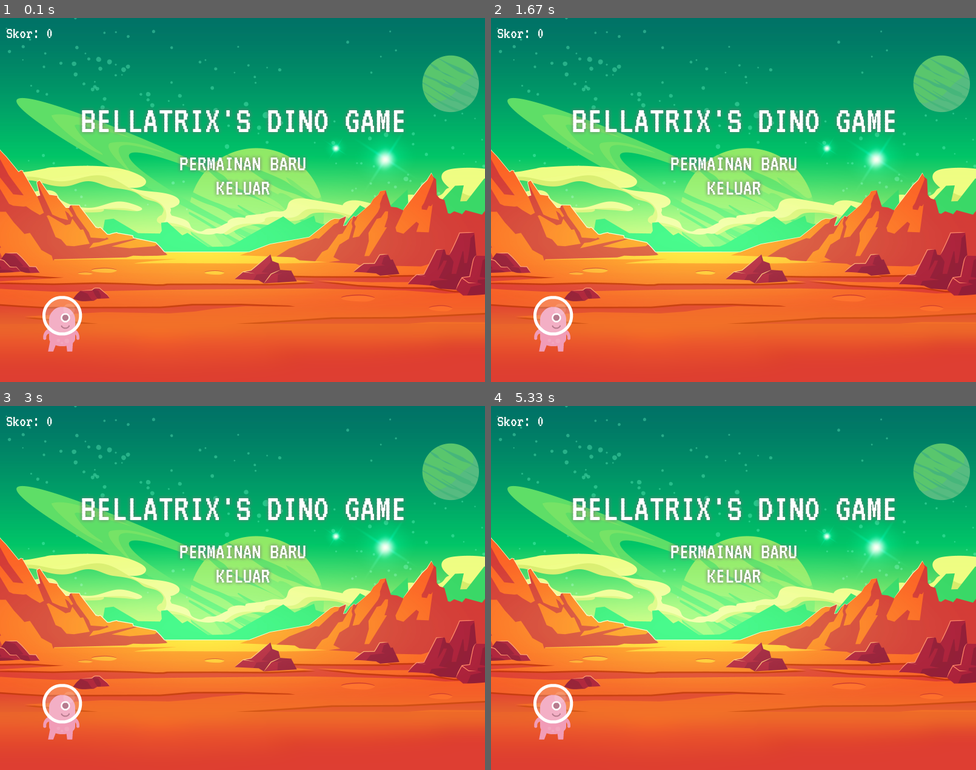
Above: before the commit, frames 1-4 (two rows, left to right).
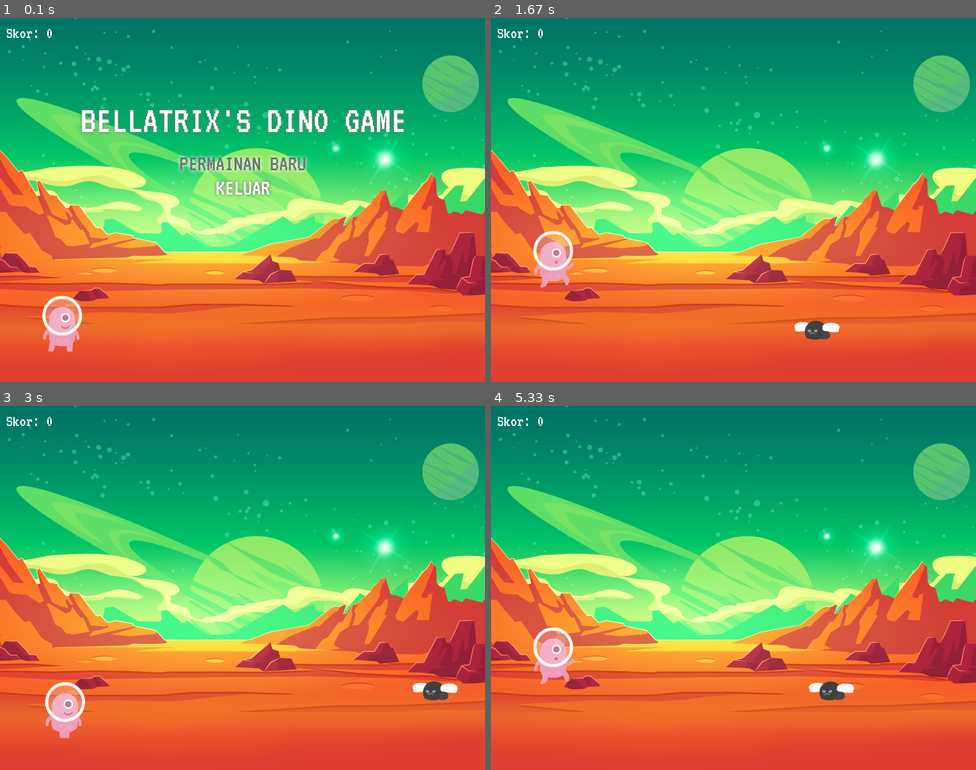
Above: after the commit, the same moments.

Repository: AndhikaWB/dino-pygame
Game: pygame game, started from main.py
Same seed, same stepped clock (60 frames per second), same inputs: the game is played once before the commit and once after it.
Inputs:
- Up to frame 1 (0.1 s): no input
- Up to frame 2 (1.67 s): tap Enter at 0.33 s; hold Esc 0.67-1.13 s; hold Up 0.67-1.13 s; hold Enter 1.17-1.63 s; hold Up 1.17-1.63 s
- Up to frame 3 (3 s): tap Enter at 2.67 s
- Up to frame 4 (5.33 s): hold Up 3-3.47 s; hold Down 4.23-4.53 s; tap Enter at 4.57 s; hold Up 4.9-5.27 s

The runs differ from the first frame. In frame 1, 1.0% of the frame differs, in the area x 36-64%, y 37-43%; in frame 2, 6.4%, in the area x 8-84%, y 25-92%; in frame 3, 5.0%; in frame 4, 6.4%.

Commit message:
Switch to keyboard in menu

Diff:
--- a/dino.py
+++ b/dino.py
@@ -3,9 +3,9 @@
 # Ganti animasi tiap 5 frame
 anim_delay = 5
 
-# Pengaturan lompatan dino
+# Batas lompatan dino
+jump_height = 120
 jump_speed = 7
-jump_height = 120
 
 class Dino:
     def __init__(self, road_height):
--- a/enemy.py
+++ b/enemy.py
@@ -6,48 +6,10 @@
 
 # Jarak antar musuh
 min_gap = 450
-max_gap = 650
+max_gap = 600
 
 # Kecepatan gerak musuh
 move_speed = 12
-
-class Enemy:
-    # List musuh yang ada
-    instances = []
-
-    def __init__(self, road_height):
-        # Ketinggian jalan
-        self.road_height = road_height
-
-    def reset(self, display):
-        # Reset keberadaan musuh
-        self.instances.clear()
-        self.generate(display)
-
-    def generate(self, display):
-        if len(self.instances) == 0:
-            # Tambahkan musuh pertama pada ujung kanan layar
-            self.instances.append(Papan(self.road_height, display.get_width()))
-        elif len(self.instances) == 1:
-            # Tambahkan musuh kedua dengan jarak acak dari musuh pertama
-            enemy_gap = random.randrange(self.instances[0].pos_x + min_gap, self.instances[0].pos_x + max_gap, 25)
-            self.instances.append(Papan(self.road_height, enemy_gap))
-
-    def update(self, display, frame, menu, dino):
-        # Tambahkan musuh terus-menerus
-        self.generate(display)
-        for enemy in self.instances:
-            # Update posisi musuh secara perlahan
-            enemy.update(display, frame, menu.state)
-            if menu.state == "RUN":
-                # Hapus musuh yang sudah di luar layar
-                if enemy.state == "NOT_EXIST":
-                    self.instances.remove(enemy)
-                    menu.add_score()
-                # Cek apakah dino bertabrakan dengan musuh
-                if dino.rect.colliderect(enemy.rect):
-                    dino.hurt()
-                    menu.game_end()
 
 class Papan:
     def __init__(self, road_height, pos_x):
@@ -76,14 +38,18 @@
         self.randomize()
 
     def randomize(self):
+        # Dapatkan tipe secara acak
         enemy_type = random.randint(0, 2)
-        # Ubah animasi musuh
         if enemy_type == 0:
+            # Animasi musuh snail
             self.anim = self.snail_anim
         elif enemy_type == 1:
+            # Animasi musuh spike
             self.anim = self.spike_anim
         elif enemy_type == 2:
+            # Animasi musuh fly
             self.anim = self.fly_anim
+            # Dapatkan ketinggian secara acak
             fly_height = random.randint(0, 3)
             # Ubah ketinggian musuh
             if fly_height == 0:
@@ -109,3 +75,50 @@
         self.rect = self.anim[frame].get_rect(topleft = (self.pos_x, self.pos_y))
         # Tampilkan posisi musuh saat ini ke layar game
         display.blit(self.anim[frame], (self.pos_x, display.get_height() - self.road_height - self.anim[0].get_height() - self.pos_y))
+
+# EnemyMgr digunakan untuk:
+# 1) Menambah musuh baru
+# 2) Menghapus musuh lama
+# 3) Menambah skor menu
+# 4) Mengecek tabrakan
+
+class EnemyMgr:
+    # List musuh yang ada
+    enemies = []
+
+    def __init__(self, road_height):
+        # Ketinggian jalan
+        self.road_height = road_height
+
+    def reset(self, display):
+        # Reset keberadaan musuh
+        self.enemies.clear()
+        # Tambahkan musuh baru
+        self.generate(display)
+
+    def generate(self, display):
+        if len(self.enemies) == 0:
+            # Tambahkan musuh pertama pada ujung kanan layar
+            self.enemies.append(Papan(self.road_height, display.get_width()))
+        elif len(self.enemies) == 1:
+            # Tambahkan musuh kedua dengan jarak acak dari musuh pertama
+            enemy_gap = random.randrange(self.enemies[0].pos_x + min_gap, self.enemies[0].pos_x + max_gap, 25)
+            self.enemies.append(Papan(self.road_height, enemy_gap))
+
+    def update(self, display, frame, menu, dino):
+        # Tambahkan musuh terus-menerus
+        self.generate(display)
+        for enemy in self.enemies[:]:
+            # Update posisi musuh secara perlahan
+            enemy.update(display, frame, menu.state)
+            if menu.state == "RUN":
+                # Cek apakah dino bertabrakan dengan musuh
+                if dino.rect.colliderect(enemy.rect):
+                    dino.hurt()
+                    menu.endgame()
+                    print(f"Game over ({menu.score})")
+                # Hapus musuh yang sudah di luar layar
+                elif enemy.state == "NOT_EXIST":
+                    self.enemies.remove(enemy)
+                    # Tambahkan skor menu
+                    menu.add_score()
--- a/main.py
+++ b/main.py
@@ -3,7 +3,7 @@
 
 from menu import Menu
 from dino import Dino
-from enemy import Enemy
+from enemy import EnemyMgr
 
 # Ukuran layar game
 display_width = 800
@@ -13,11 +13,12 @@
 road_height = 50
 
 def dino_game():
-    # Inisiasi objek
+    # Instansiasi objek
     menu = Menu()
     dino = Dino(road_height)
-    enemy = Enemy(road_height)
-    # Inisiasi frame
+    enemy = EnemyMgr(road_height)
+
+    # Frame mula-mula
     frame = 0
 
     while True:
@@ -26,8 +27,11 @@
 
         # Dapatkan informasi event saat ini
         for event in pygame.event.get():
+            # Keluar dari game jika layar ditutup
             if event.type == pygame.QUIT:
                 return
+
+            # Game sedang berjalan
             elif menu.state == "RUN":
                 if event.type == pygame.KEYDOWN:
                     # Tekan UP untuk melompat
@@ -38,31 +42,49 @@
                         dino.duck()
                     # Tekan ESC untuk berhenti sejenak
                     elif event.key == pygame.K_ESCAPE:
-                        menu.game_pause()
+                        menu.pause()
                 # Kembali berjalan sesudah menekan tombol
                 elif event.type == pygame.KEYUP:
                     dino.walk()
+
+            # Game sedang berhenti pada menu
             elif menu.state != "RUN":
-                if event.type == pygame.MOUSEBUTTONDOWN:
-                    if menu.state == "PAUSE":
-                        if menu.hover == 0:
-                            menu.game_run()
-                        elif menu.hover == 1:
-                            menu.reset(display, dino, enemy)
-                        elif menu.hover == 2:
-                            return
-                    elif menu.state == "DIED":
-                        if menu.hover == 0:
-                            menu.reset(display, dino, enemy)
-                        elif menu.hover == 1:
+                if event.type == pygame.KEYDOWN:
+                    # Tekan UP untuk pilihan sebelumnya
+                    if event.key == pygame.K_UP:
+                        menu.prev()
+                    # Tekan DOWN untuk pilihan selanjutnya
+                    elif event.key == pygame.K_DOWN:
+                        menu.next()
+                    # Tekan ENTER untuk memilih pilihan menu
+                    elif event.key == pygame.K_RETURN:
+                        # Posisi pilihan pada menu pause sebagai basis
+                        if menu.state == "PAUSE":
+                            choose = menu.choose
+                        # Sesuaikan posisi pilihan seperti menu pause
+                        elif menu.state == "DIED":
+                            choose = menu.choose + 1
+
+                        # Memilih "Lanjutkan permainan"
+                        if choose == 0:
+                            menu.unpause()
+                        # Memilih "Permainan baru"
+                        elif choose == 1:
+                            menu.reset()
+                            dino.reset()
+                            enemy.reset(display)
+                        # Memilih "Keluar"
+                        elif choose == 2:
                             return
 
-        # Update pergerakan dino dan musuh
+        # Update gerakan dino
         dino.update(display, frame, menu)
+
+        # Update musuh, skor, dan cek tabrakan
         enemy.update(display, frame, menu, dino)
 
-        # Update status menu dan display
-        menu.update(display, pygame.mouse.get_pos())
+        # Update gerakan menu dan layar
+        menu.update(display)
         pygame.display.update()
 
         # Atur frame untuk loop selanjutnya
@@ -70,13 +92,15 @@
         fps.tick(menu.speed)
 
 if __name__ == "__main__":
-    # Inisialisasi modul
+    # Inisialisasi layar
     pygame.init()
+
     # Inisialisasi game
     pygame.display.set_caption("Bellatrix's Dino Game")
     background = pygame.image.load("assets/background_01.png")
     display = pygame.display.set_mode((display_width, display_height))
     fps = pygame.time.Clock()
+
     # Panggil game
     dino_game()
     pygame.quit()
--- a/menu.py
+++ b/menu.py
@@ -1,20 +1,20 @@
 import pygame
 
-# Font untuk teks skor
+# Font untuk tampilan skor
+font_color = 255, 255, 255
 font_size = 28
-font_color = (255, 255, 255)
 
 # Batas kecepatan game
 min_speed = 30
 max_speed = 60
 
 # Skor +10 tiap 5 rintangan
-score_point_add = 10
-score_point_gap = 5
+score_add = 10
+score_gap = 5
 
 # Speed +3 tiap 10 rintangan
-score_speed_add = 3
-score_speed_gap = 30
+speed_add = 3
+speed_gap = 30
 
 class Menu:
     def __init__(self):
@@ -24,9 +24,9 @@
         self.state = "DIED"
         # Kecepatan game
         self.speed = min_speed
-        # Font game
+        # Font untuk skor game
         self.font = pygame.font.Font("assets/VT323-Regular.ttf", font_size)
-        # Animasi pada menu game
+        # Gambar untuk menu game
         self.title_text = [
             pygame.image.load("assets/title_start_01.png").convert_alpha(),
             pygame.image.load("assets/title_pause_01.png").convert_alpha(),
@@ -46,78 +46,88 @@
         ]
         # Judul dan pilihan menu yang ditampilkan
         self.title = self.title_text[0]
-        self.menu = [ self.menu_start, self.menu_exit ]
-        # Posisi mouse pada pilihan menu
-        self.hover = None
+        self.choices = [ self.menu_start, self.menu_exit ]
+        # Indeks pilihan menu yang sedang dipilih
+        self.choose = 0
+
+    def prev(self):
+        # Pilih pilihan sebelumnya pada menu
+        if self.choose - 1 >= 0:
+            self.choose -= 1
+
+    def next(self):
+        # Pilih pilihan selanjutnya pada menu
+        if self.choose + 1 < len(self.choices):
+            self.choose += 1
 
     def add_score(self):
         self.score += 1
         # Bonus skor tiap X rintangan
-        if self.score % score_point_gap == 0:
-            self.score += score_point_add
-            print(f"Score +{score_point_add} ({self.score})")
+        if self.score % score_gap == 0:
+            self.score += score_add
+            print(f"Score +{score_gap} ({self.score})")
         # Tambah kecepatan tiap X rintangan
-        if self.score % score_speed_gap == 0:
+        if self.score % speed_gap == 0:
             if self.speed < max_speed:
-                self.speed += score_speed_add
-                print(f"Speed +{score_speed_add} ({self.speed})")
+                self.speed += speed_add
+                print(f"Speed +{speed_add} ({self.speed})")
 
-    def game_run(self):
-        # Posisi game sedang berjalan
+    def reset(self):
+        # Ulangi game dari posisi awal
+        self.__init__()
         self.state = "RUN"
 
-    def game_pause(self):
-        # Posisi game sedang di menu pause
+    def unpause(self):
+        # Lanjutkan game dari posisi terakhir
+        self.state = "RUN"
+        self.choose = 0
+
+    def pause(self):
+        # Menampilkan menu pause
         self.state = "PAUSE"
-        # Atur judul dan pilihan menu
-        self.hover = None
+        # Judul pada menu pause
         self.title = self.title_text[1]
-        self.menu = [ self.menu_continue, self.menu_start, self.menu_exit ]
+        # Pilihan pada menu pause
+        self.choices = [ self.menu_continue, self.menu_start, self.menu_exit ]
 
-    def game_end(self):
-        # Posisi game sedang di menu game over
-        print(f"Game over ({self.score})")
+    def endgame(self):
+        # Menampilkan menu game over
         self.state = "DIED"
-        # Atur judul dan pilihan menu
-        self.hover = None
+        # Judul pada menu game over
         self.title = self.title_text[2]
-        self.menu = [ self.menu_start, self.menu_exit ]
+        # Pilihan pada menu game over
+        self.choices = [ self.menu_start, self.menu_exit ]
 
-    def reset(self, display, dino, enemy):
-        # Reset skor dan status
-        self.__init__()
-        self.state = "RUN"
-        # Reset posisi dino dan musuh
-        dino.reset()
-        enemy.reset(display)
-
-    def update(self, display, mouse_pos):
-        # Update skor secara terus menerus
+    def update(self, display):
+        # Ikuti perubahan skor secara realtime
         score_text = self.font.render("Skor: " + str(self.score), True, font_color)
+        # Tampilkan skor di layar pada koordinat (10, 10)
         display.blit(score_text, (10, 10))
 
-        # Tampilkan menu pause/game over
+        # Jika game sedang pause atau game over
         if self.state != "RUN":
-            # Ketinggian judul menu
+            # Ketinggian judul pada menu
             title_pos_y = 170
-            # Ketinggian pilihan menu saat ini
+            # Ketinggian pilihan pada menu
             menu_pos_y = title_pos_y + 70
-            # Jarak untuk pilihan menu selanjutnya
+            # Jarak antar pilihan pada menu
             menu_gap = 40
 
             # Tampilkan judul menu
             title_rect = self.title.get_rect(center = (display.get_width() // 2, title_pos_y))
             display.blit(self.title, title_rect)
 
-            # Enumerasi tiap-tiap pilihan menu
-            for index, choice in enumerate(self.menu):
-                # Dapatkan posisi pilihan ke X pada menu
+            # Enumerasi tiap-tiap pilihan pada menu
+            for index, choice in enumerate(self.choices):
+                # Kalkulasikan posisi gambar untuk pilihan ke X
                 choice_rect = choice[0].get_rect(center = (display.get_width() // 2, menu_pos_y))
-                # Jika posisi mouse pada pilihan ke X
-                if choice_rect.collidepoint(mouse_pos):
+
+                # Tampilkan pilihan sebagai gambar pada layar
+                if self.choose == index:
+                    # Gambar berwarna gelap jika sedang dipilih
                     display.blit(choice[1], choice_rect)
-                    self.hover = index
-                # Jika posisi mouse dikoordinat lain
+                # Gambar berwarna terang jika tidak sedang dipilih
                 else: display.blit(choice[0], choice_rect)
-                # Cegah overlap untuk pilihan menu selanjutnya
+
+                # Tambah jarak untuk gambar pilihan ke X+1
                 menu_pos_y += menu_gap
